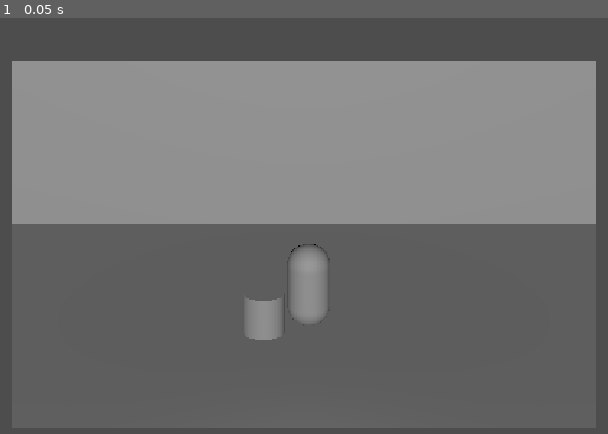
Above: before the commit, frame 1.
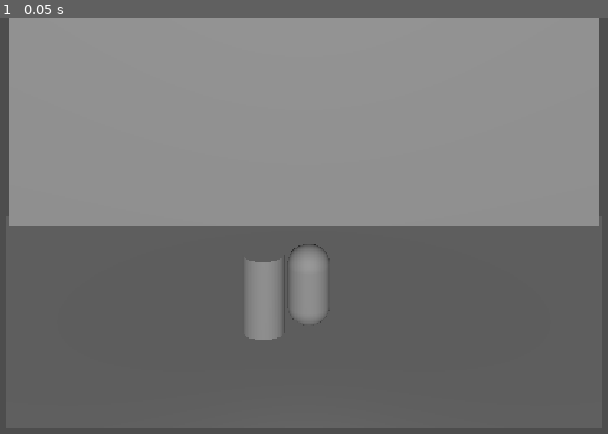
Above: after the commit, the same moment.

Repository: Szilhati-Daniel/HunJam2026-game
Game: Godot game, scene res://altar_scene.tscn
Same seed, same stepped clock (60 frames per second), same inputs: the game is played once before the commit and once after it. This scene is started directly instead of the project's main scene.
Inputs:
- Up to frame 1 (0.05 s): no input

The runs differ from the first frame. In frame 1, 11% of the frame differs, in the area x 1-99%, y 0-69%.

Commit message:
Scene cleanup

Diff:
--- a/altar_scene.tscn
+++ b/altar_scene.tscn
@@ -1,39 +1,16 @@
 [gd_scene format=3 uid="uid://d38oiseso0r5s"]
 
 [ext_resource type="PackedScene" uid="uid://ciwtxush3fuib" path="res://player.tscn" id="1_5o2q7"]
+[ext_resource type="PackedScene" uid="uid://vwfn42666ns4" path="res://scene_geometry.tscn" id="1_skw32"]
 [ext_resource type="PackedScene" uid="uid://collv4k2p7eml" path="res://character_body_3d.tscn" id="2_e8g2b"]
-
-[sub_resource type="PlaneMesh" id="PlaneMesh_g4v7s"]
-
-[sub_resource type="BoxShape3D" id="BoxShape3D_yf5fn"]
-size = Vector3(2.0855103, 0.4413452, 1.9833374)
-
-[sub_resource type="PlaneMesh" id="PlaneMesh_yf5fn"]
-
-[sub_resource type="BoxShape3D" id="BoxShape3D_57qmd"]
-size = Vector3(1.9633789, 1, 1.9904785)
 
 [node name="Node3D" type="Node3D" unique_id=399075566]
 
-[node name="Floor" type="MeshInstance3D" parent="." unique_id=1329936629]
-transform = Transform3D(6.71232, 0, 0, 0, 1, 0, 0, 0, 6.71232, 0, 0, 0)
-mesh = SubResource("PlaneMesh_g4v7s")
+[node name="Floor" parent="." unique_id=258324324 instance=ExtResource("1_skw32")]
+transform = Transform3D(6.82589, 0, 0, 0, 1, 0, 0, 0, 5.499854, 0, 0, 0)
 
-[node name="Area3D" type="Area3D" parent="Floor" unique_id=1493726067 groups=["scene_geom"]]
-
-[node name="CollisionShape3D" type="CollisionShape3D" parent="Floor/Area3D" unique_id=194765502]
-transform = Transform3D(0.99999976, 0, 0, 0, 1, 0, 0, 0, 0.99999976, 0.031585686, -0.2793274, 0.007232632)
-shape = SubResource("BoxShape3D_yf5fn")
-
-[node name="Backwall" type="MeshInstance3D" parent="." unique_id=1636692986]
-transform = Transform3D(6.7000003, 0, 0, 0, -4.371139e-08, -2.2, 0, 1, -9.616505e-08, 0, 2, -5.112177)
-mesh = SubResource("PlaneMesh_yf5fn")
-
-[node name="Area3D" type="Area3D" parent="Backwall" unique_id=874435656 groups=["scene_geom"]]
-
-[node name="CollisionShape3D" type="CollisionShape3D" parent="Backwall/Area3D" unique_id=1949123179]
-transform = Transform3D(1, 0, 0, 0, 1, 0, 0, 3.5527137e-15, 1, 0.006591811, 0, -0.014038086)
-shape = SubResource("BoxShape3D_57qmd")
+[node name="Backwall" parent="." unique_id=355151813 instance=ExtResource("1_skw32")]
+transform = Transform3D(6.7610917, 0, 0, 0, -4.3711392e-08, -5.0276875, 0, 1.0000001, -2.1976719e-07, 0, 3.7757277, -5)
 
 [node name="Camera3D" type="Camera3D" parent="." unique_id=984022544]
 transform = Transform3D(1, 0, 0, 0, 0.892978, 0.45010027, 0, -0.45010027, 0.892978, 0, 3.8247814, 3.4430852)
--- /dev/null
+++ b/scene_geometry.tscn
@@ -0,0 +1,15 @@
+[gd_scene format=3 uid="uid://vwfn42666ns4"]
+
+[sub_resource type="PlaneMesh" id="PlaneMesh_yf5fn"]
+
+[sub_resource type="BoxShape3D" id="BoxShape3D_g4v7s"]
+size = Vector3(2.0021973, 0.11581421, 1.9885559)
+
+[node name="CharacterBody3D" type="CharacterBody3D" unique_id=258324324]
+
+[node name="MeshInstance3D" type="MeshInstance3D" parent="." unique_id=1991498156]
+mesh = SubResource("PlaneMesh_yf5fn")
+
+[node name="CollisionShape3D" type="CollisionShape3D" parent="." unique_id=18187018]
+transform = Transform3D(1, 0, 0, 0, 1, 0, 0, 0, 1, 0.004272461, -0.05607605, 0.0004119873)
+shape = SubResource("BoxShape3D_g4v7s")
--- a/scripts/player_controller.gd
+++ b/scripts/player_controller.gd
@@ -25,18 +25,12 @@
 
 	var delta_pos = velocity.normalized() * movement_speed * delta
 	move_and_collide(delta_pos)
-	#self.position += delta_pos
-
-func _on_area_3d_area_entered(area: Area3D) -> void:
-	if area.is_in_group("scene_geom"):
-		print("collision")
 
 func take_damage(damage : float) -> void:
 	health -= damage
 	if health <= 0:
 		death()
-	else:
-		return
+
 func death() -> void:
 	#TODO kill, i mean implement
 	return
